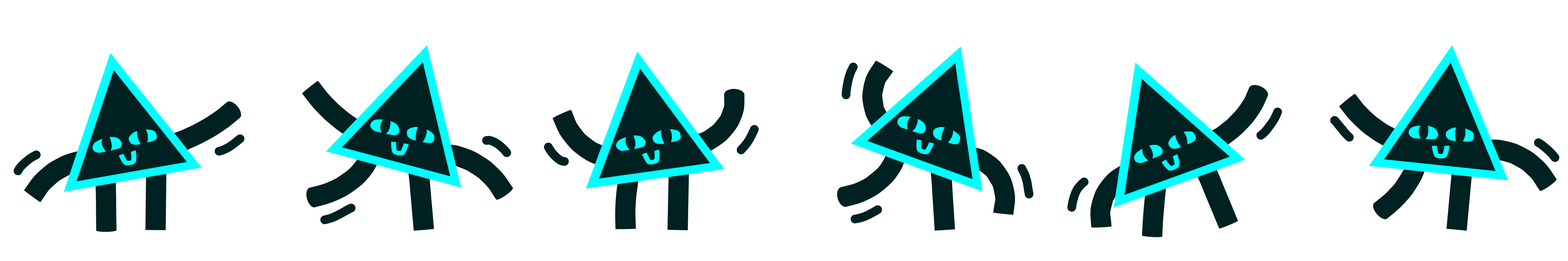
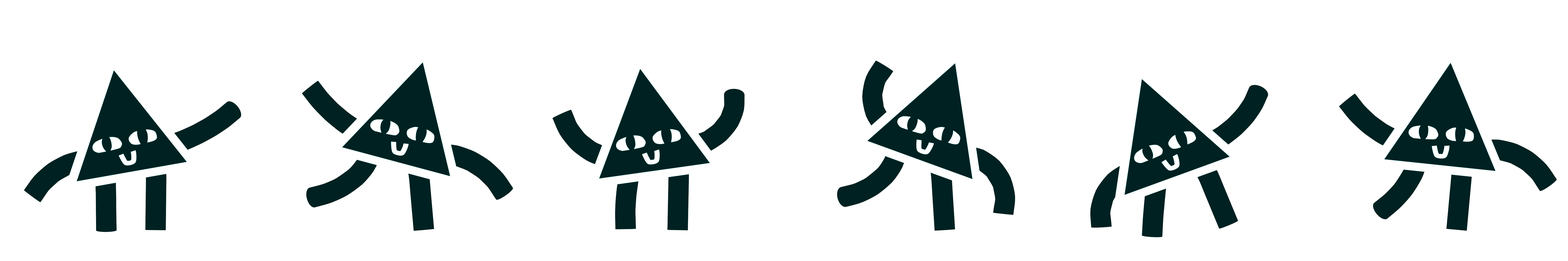
Layer changes from the first 1568px x 261px image to the second:
added layer "Layer 1 copy" above "Layer 1" over [13, 45, 1560, 238]